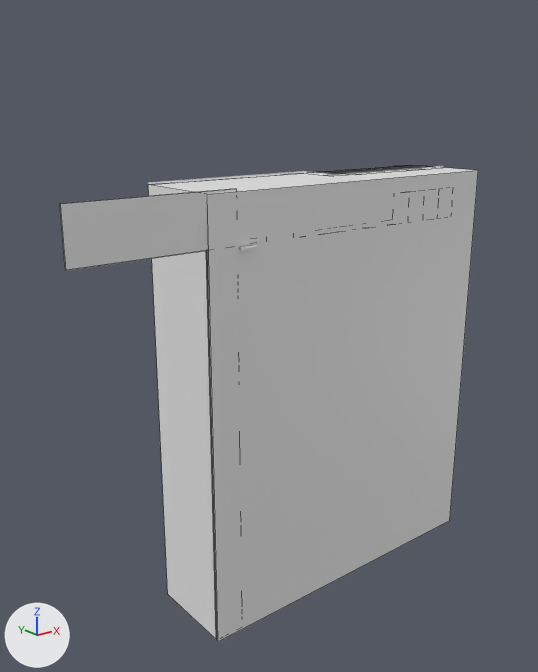
One commit to the Blender file old assets for blender file reasons/units/pd2_mod_zombies/architecture/zom_dah_roof/zom_dah_rooftop.blend: the scene before it, then after it.
The view is the same before and after, from a 50 mm lens placed at (-48.2, -65.7, 15.1), pointed at (9.7, 6.6, -13.8). Every picture has the same lights, and +X, +Y and +Z are marked at lower left. Mesh edges are drawn as thin lines on the coarser meshes.

Script lines for the objects in view, before the commit:
```python
me_c_box_007 = bpy.data.meshes.new('c_box_007')
me_c_box_007.from_pydata(...)  # a box spanning x -20.0..0.0, y 0.0..0.3, z 0.0..6.2
me_co_culling = bpy.data.meshes.new('co_culling')
me_co_culling.from_pydata(...)  # a box spanning x -4.0..42.0, y -0.2..12.0, z -50.0..6.0
me_g_ext = bpy.data.meshes.new('g_ext')
me_g_ext.from_pydata(...)  # 110 vertices, 37 faces, 1 loose edge; spans x 0.0..12.0, y -42.0..4.0, z -50.0..6.0
me_g_ext.materials.append(mat_mtl_wall_ext)  # its picture is missing
ob_c_box_007 = bpy.data.objects.new('c_box_007', me_c_box_007)
ob_c_box_007.location = (0.0, 0.0, 0.0)
ob_co_culling = bpy.data.objects.new('co_culling', me_co_culling)
ob_co_culling.location = (0.0, 0.0, 0.0)
ob_g_ext = bpy.data.objects.new('g_ext', me_g_ext)
ob_g_ext.location = (0.0, 0.0, 0.0)
ob_g_ext.rotation_euler = (0.0, 0.0, 1.571)  # degrees (0, 0, 90)
```
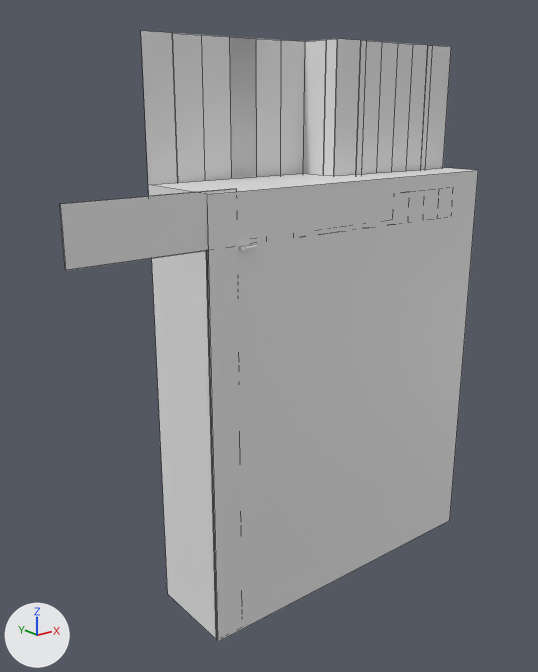
Changed parts and their boxes (x1, y1, x2, y2) in the pictures (538 x 672 px):
'g_ext', reshaped (not visible before)
    after: (141, 31, 451, 182)

Edits to the bpy script that builds the scene:
```text
Change me_g_ext:
    where me_g_ext.from_pydata(...)  # 110 vertices, 37 faces, 1 loose edge; spans x 0.0..12.0, y -42.0..4.0, z -50.0..6.0
    used by ob_g_ext; location = (0.0, 0.0, 0.0); rotation_euler = (0.0, 0.0, 1.571), in degrees (0, 0, 90)
    me_g_ext part 1: all 26 vertices in x 6.0..12.0, y -42.0..4.0, z 6.0 are moved by (0.0, 0.0, 16.6)
```
